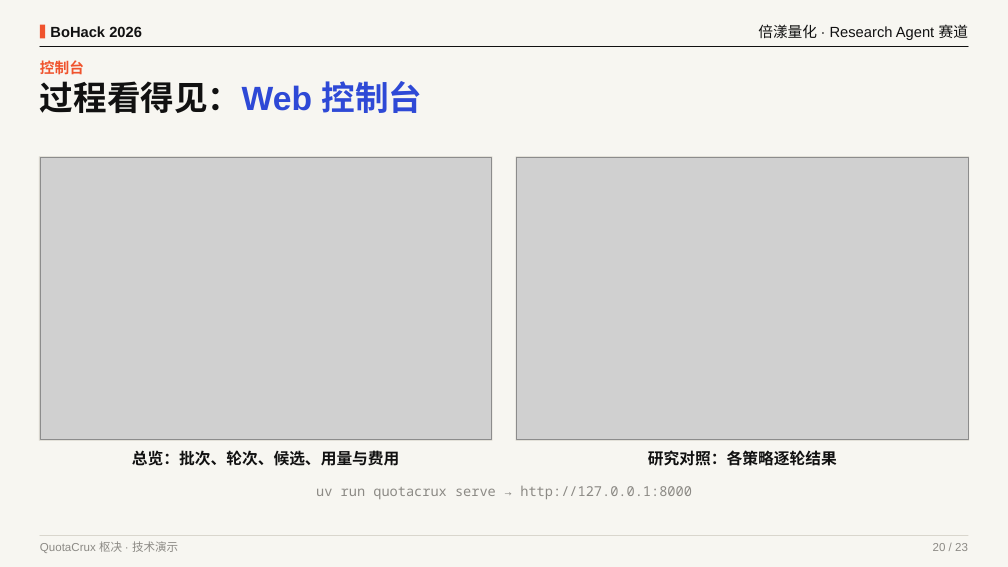
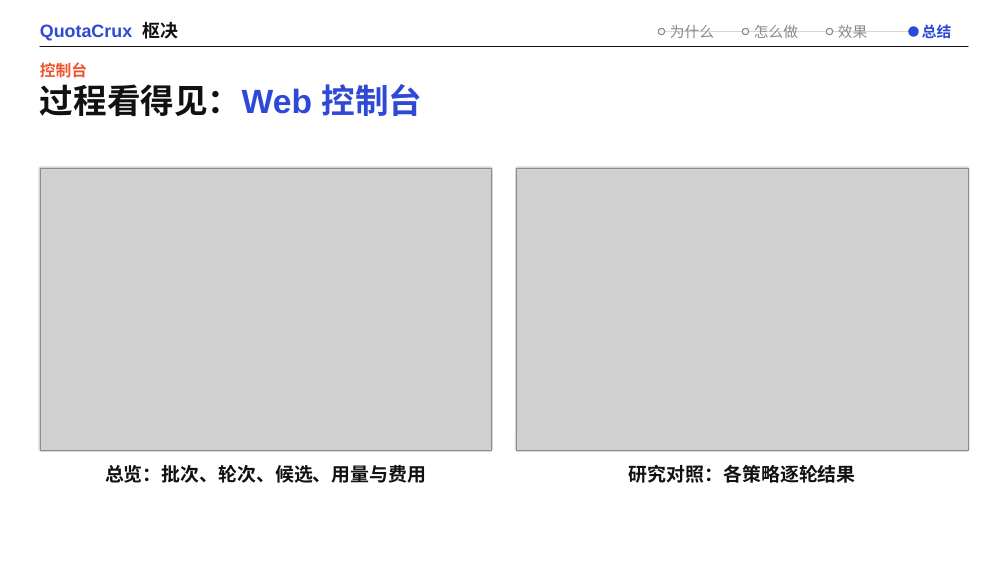
Before and after one commit to bohack-2026-hw/QuotaCrux, a slide deck: slide 20 of docs/presentation/QuotaCrux.pptx. Drawn at 1008x567 pixels with LibreOffice and Linux fonts; fonts in the diff are those of the drawing; grey boxes stand for pictures; background and template pictures are left out. Boxes give left, top, right and bottom in pixels: in the first picture for what was removed or moved away, otherwise in the second. Text is boxed around its words. In the diff, an @@ line names an element or a change of style, - is before the commit and + after.

```diff
--- a/docs/presentation/QuotaCrux.pptx
+++ b/docs/presentation/QuotaCrux.pptx
@@ rectangle removed at <box>0,0,1008,567</box> @@
@@ text at <box>40,21,178,41</box>: text changed; size 11 to 17 pt; text colour #8C8A85 to #2E49D6; bold on @@
-QuotaCrux 枢决 · 技术演示
+QuotaCrux 枢决
@@ text "QuotaCrux 枢决" at <box>40,21,178,41</box>: vertical alignment top to middle @@
@@ rectangle removed at <box>40,25,45,39</box> @@
@@ text removed at <box>50,26,142,37</box> @@
-BoHack 2026
@@ ellipse added at <box>659,29,665,35</box>, fill #F7F6F1, outline #8C8A85 1 pt @@
@@ text added at <box>670,25,714,38</box>, 14 pt, text #8C8A85 @@
+为什么
@@ ellipse added at <box>743,29,749,35</box>, fill #F7F6F1, outline #8C8A85 1 pt @@
@@ text added at <box>754,25,798,38</box>, 14 pt, text #8C8A85 @@
+怎么做
@@ text removed at <box>758,24,968,40</box> @@
-倍漾量化 · Research Agent 赛道
@@ ellipse added at <box>827,29,833,35</box>, fill #F7F6F1, outline #8C8A85 1 pt @@
@@ text added at <box>838,25,867,38</box>, 14 pt, text #8C8A85 @@
+效果
@@ ellipse added at <box>909,26,918,36</box>, fill #2E49D6, outline #2E49D6 1 pt @@
@@ text added at <box>922,24,951,38</box>, 14 pt, text #2E49D6, bold @@
+总结
@@ line added from (662, 32) to (913, 32), #D9D6CD 1 pt @@
@@ text "控制台" at <box>40,62,87,78</box>: size 14 to 15 pt @@
@@ rounded rectangle at <box>39,166,493,451</box>: rectangle to rounded rectangle @@
@@ 2 pictures, 2 rounded rectangles: place and size @@
-2 pictures, 2 rounded rectangles at <box>39,157,969,441</box>
+2 pictures, 2 rounded rectangles at <box>39,166,969,451</box>
@@ rounded rectangle at <box>515,166,969,451</box>: rectangle to rounded rectangle @@
@@ text "总览：批次、轮次、候选、用量与费用": place and size @@
-text "总览：批次、轮次、候选、用量与费用" at <box>132,450,400,466</box>
+text "总览：批次、轮次、候选、用量与费用" at <box>105,465,426,483</box>
@@ text "总览：批次、轮次、候选、用量与费用" at <box>105,465,426,483</box>: size 15 to 18 pt @@
@@ text "研究对照：各策略逐轮结果": place and size @@
-text "研究对照：各策略逐轮结果" at <box>648,450,837,466</box>
+text "研究对照：各策略逐轮结果" at <box>629,465,856,483</box>
@@ text "研究对照：各策略逐轮结果" at <box>629,465,856,483</box>: size 15 to 18 pt @@
@@ text removed at <box>316,486,692,499</box> @@
-uv run quotacrux serve → http://127.0.0.1:8000
@@ line removed from (40, 535) to (969, 535) @@
@@ text removed at <box>933,543,968,551</box> @@
-20 / 23
```
Also in this commit, not shown: 21 other slides changed, 1 slide removed, 16 other files.
